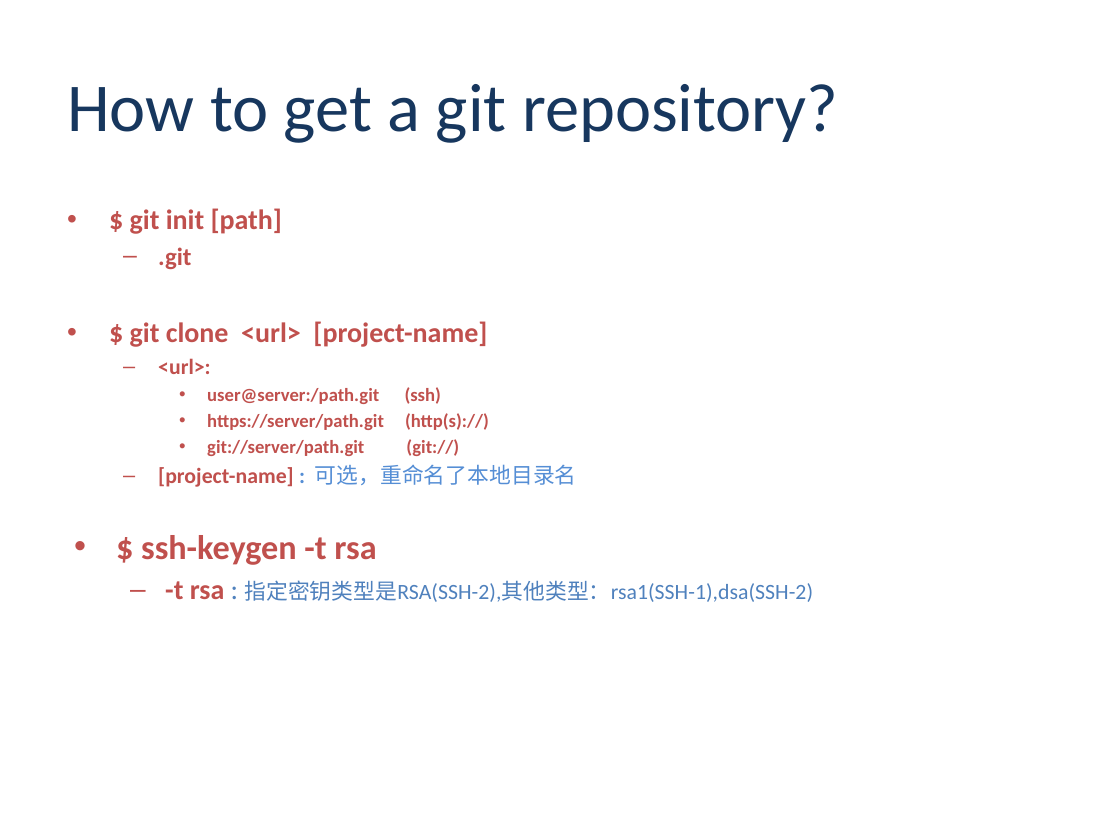
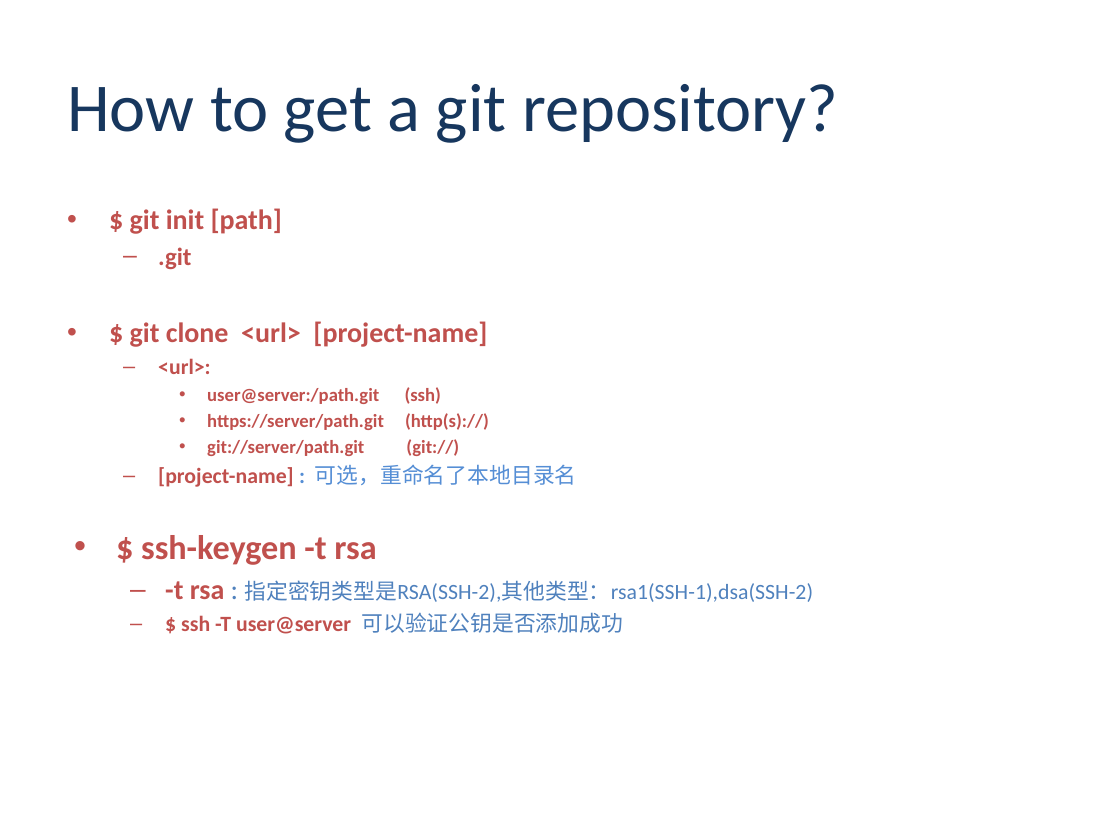
Before and after one commit to ayi0z/PGRN, a slide deck: slide 7 of ProGit.pptx. Drawn at 1120x840 pixels with LibreOffice and Linux fonts; fonts in the diff are those of the drawing; background and template pictures are left out. Boxes give left, top, right and bottom in pixels: in the first picture for what was removed or moved away, otherwise in the second. Text is boxed around its words. In the diff, an @@ line names an element or a change of style, - is before the commit and + after.

```diff
--- a/ProGit.pptx
+++ b/ProGit.pptx
@@ text at bbox=[181, 612, 623, 634]: paragraph added @@
+  – $ ssh -T user@server 可以验证公钥是否添加成功
```
Also in this commit, not shown: 6 other slides changed, 13 slides added, 1 other file.
